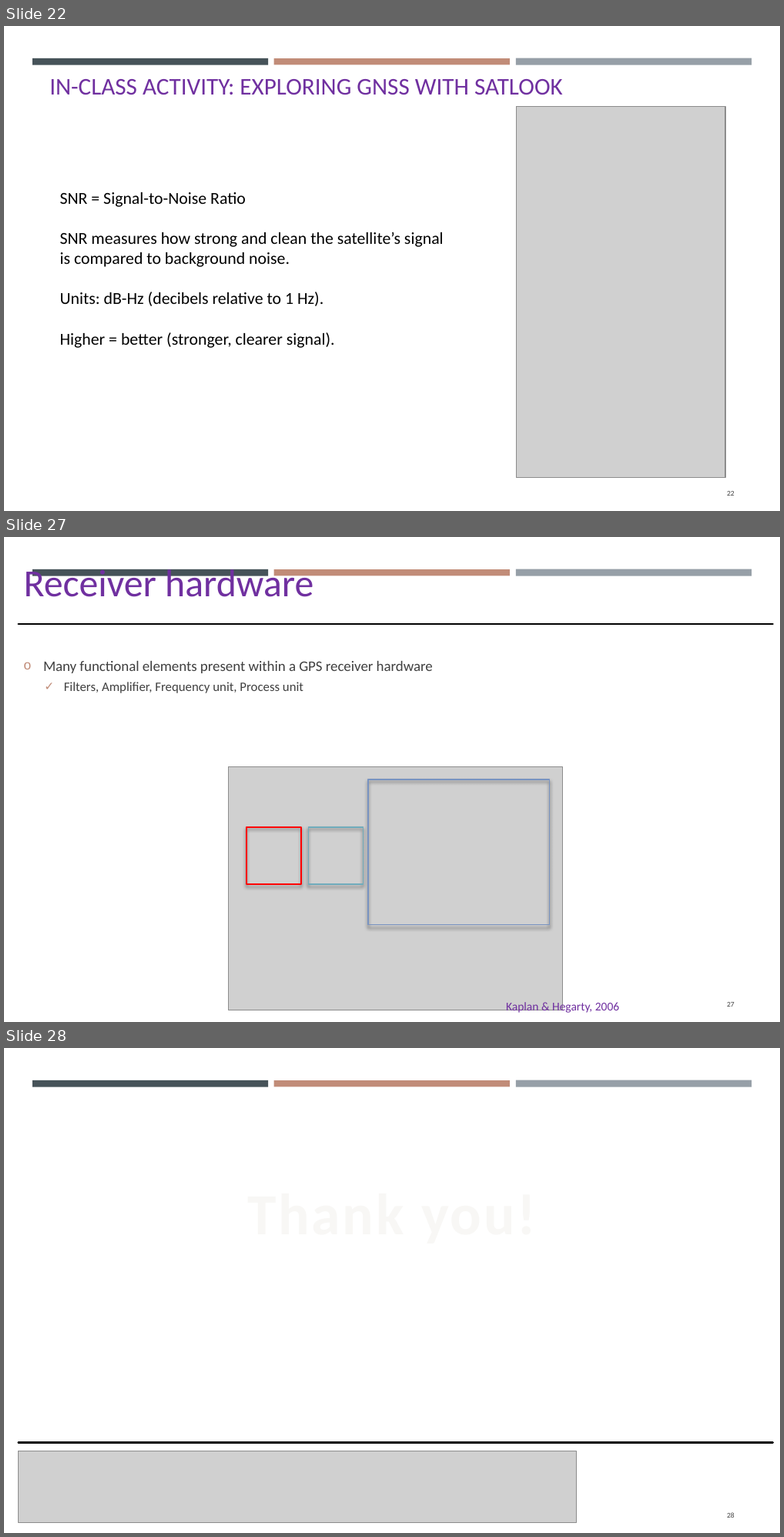
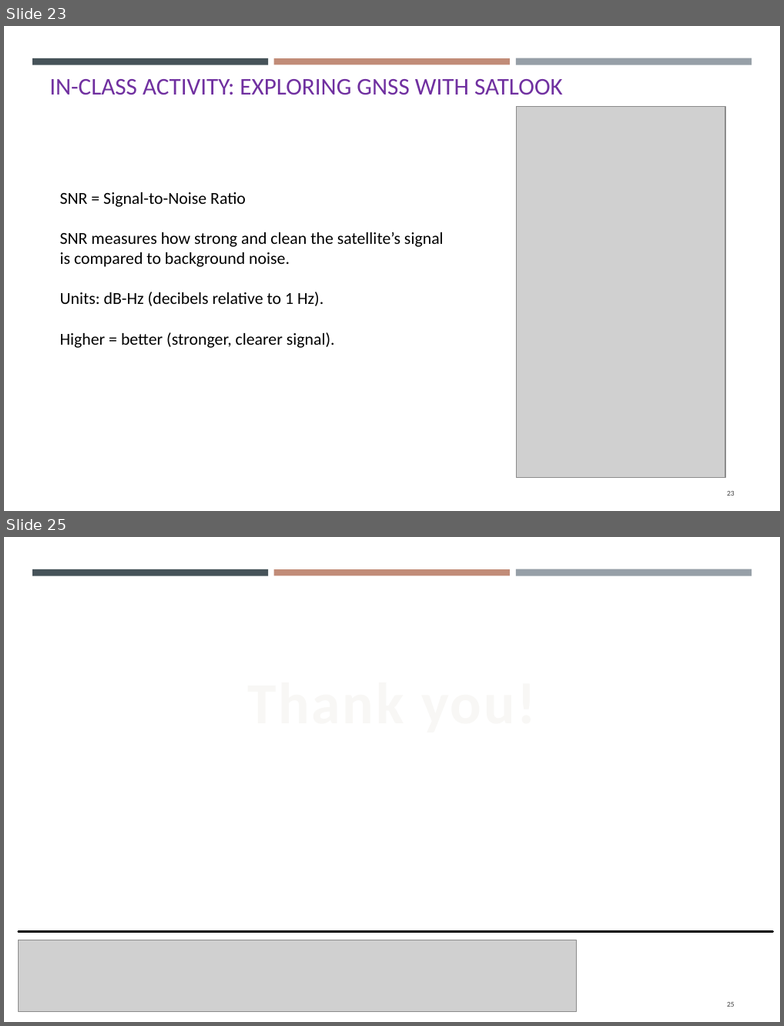
Before and after one commit to gisynw/Field_Techniques, a slide deck: docs/Lectures/Week06/Lecture05_GEOG3319_Receivers.pptx. Shown one above the other, each under a label of ours: slides 22, 27 and 28 before the commit, slides 23 and 25 after it; the slides between them are not shown. The pictures are 784x1537 and 784x1026 pixels, drawn with LibreOffice and Linux fonts; fonts in the diff are those of the drawing; grey boxes stand for pictures. Boxes give left, top, right and bottom in pixels: in the first picture for what was removed or moved away, otherwise in the second. Text is boxed around its words. In the diff, an @@ line names an element or a change of style, - is before the commit and + after.

```diff
--- a/docs/Lectures/Week06/Lecture05_GEOG3319_Receivers.pptx
+++ b/docs/Lectures/Week06/Lecture05_GEOG3319_Receivers.pptx
@@ slide 27 removed at box(4, 537, 780, 1022), background #FFFFFF; not listed: 3 template elements that a slide beside it also shows @@
@@ text removed at box(24, 569, 314, 597) @@
-Receiver hardware
@@ line removed from (19, 624) to (773, 624) @@
@@ text removed at box(43, 661, 433, 693) @@
-o Many functional elements present within a GPS receiver hardware
-  ✓ Filters, Amplifier, Frequency unit, Process unit
@@ picture removed at box(229, 767, 563, 1011) @@
@@ rectangle removed at box(368, 780, 549, 925) @@
@@ rectangle removed at box(247, 827, 301, 883) @@
@@ rectangle removed at box(308, 827, 364, 883) @@
@@ text removed at box(506, 1000, 619, 1014) @@
-Kaplan & Hegarty, 2006
@@ page number removed at box(727, 1002, 735, 1007) @@
-27
@@ what was slide 22 is now slide 23 @@
@@ what was slide 28 is now slide 25 @@
@@ page number at box(727, 1002, 735, 1007): text changed @@
-28
+25
```
Also in this commit, not shown: 2 slides changed, 1 slide added, 3 other slides removed, 1 other file.
